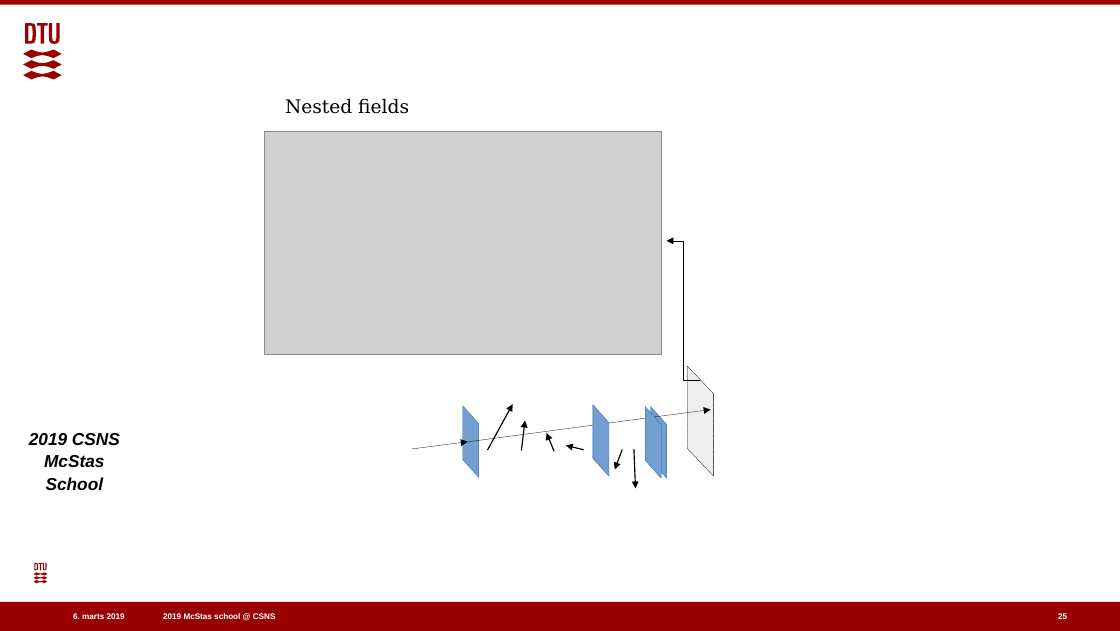
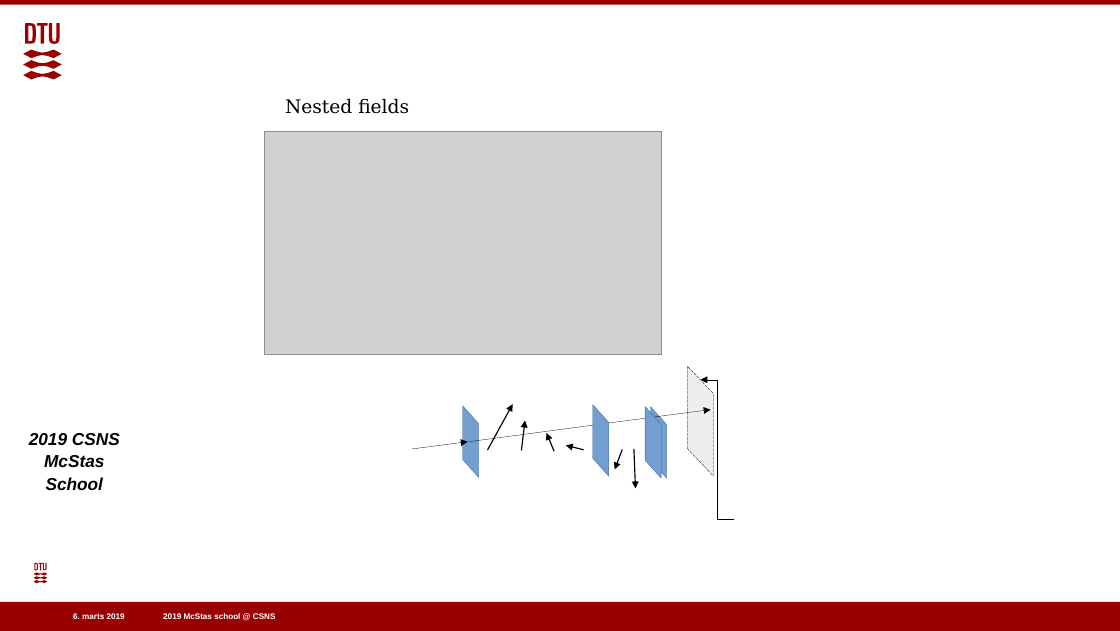
Before and after one commit to eddymaoui/Schools, a slide deck: slide 26 of CSNS_March_2019/5_Friday_March_29th/4_polarisation/Polarised_neutrons_in_McStas.pptx (slide 25 before the commit). Drawn at 1120x631 pixels with LibreOffice and Linux fonts; fonts in the diff are those of the drawing; grey boxes stand for pictures; background and template pictures are left out. Boxes give left, top, right and bottom in pixels: in the first picture for what was removed or moved away, otherwise in the second. Text is boxed around its words. In the diff, an @@ line names an element or a change of style, - is before the commit and + after.

```diff
--- a/CSNS_March_2019/5_Friday_March_29th/4_polarisation/Polarised_neutrons_in_McStas.pptx
+++ b/CSNS_March_2019/5_Friday_March_29th/4_polarisation/Polarised_neutrons_in_McStas.pptx
@@ freeform shape removed at (667,240,700,379) @@
@@ freeform shape at (687,366,713,476): outline #000000 0.25 pt dashed to #000000 0.26 pt @@
@@ freeform shape added at (700,379,734,518), outline #000000 0.26 pt @@
@@ freeform shape at (462,405,478,477): outline #3465A4 0.25 pt to #3465A4 0.26 pt @@
@@ arrow (469, 441) - (654, 417): stroke #000000 0.25 pt to #000000 0.26 pt @@
@@ freeform shape at (651,406,667,478): outline #3465A4 0.25 pt to #3465A4 0.26 pt @@
@@ arrow (654, 417) - (711, 409): stroke #000000 0.25 pt to #000000 0.26 pt @@
@@ page number removed at (1058,612,1067,621) @@
-25
```
Also in this commit, not shown: 29 other slides changed, 1 slide added, 5 slides removed, 1 other file.
